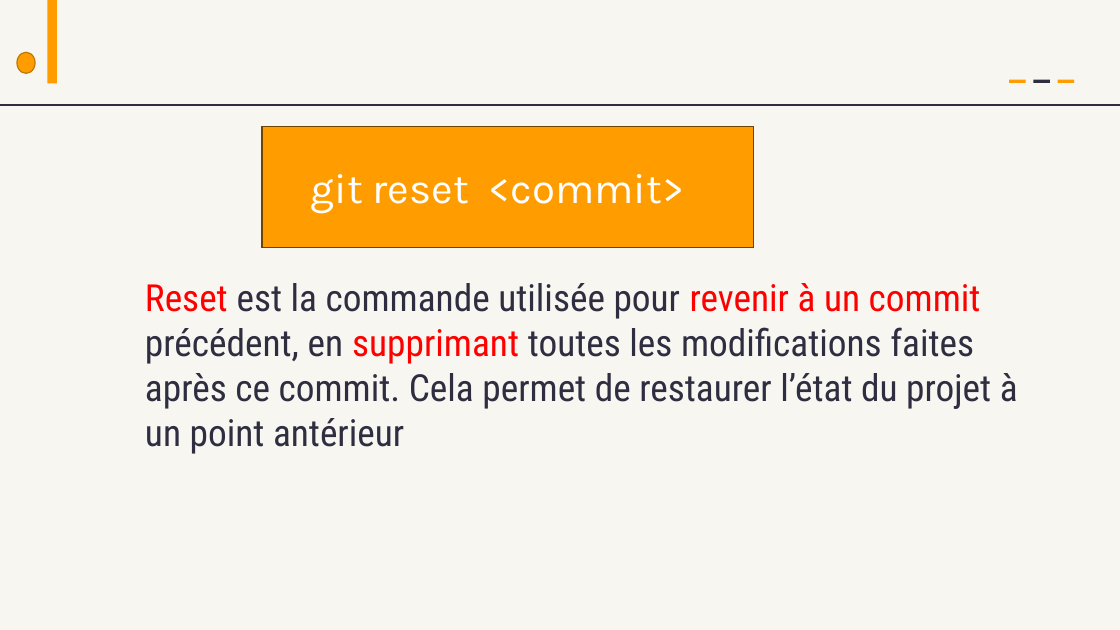
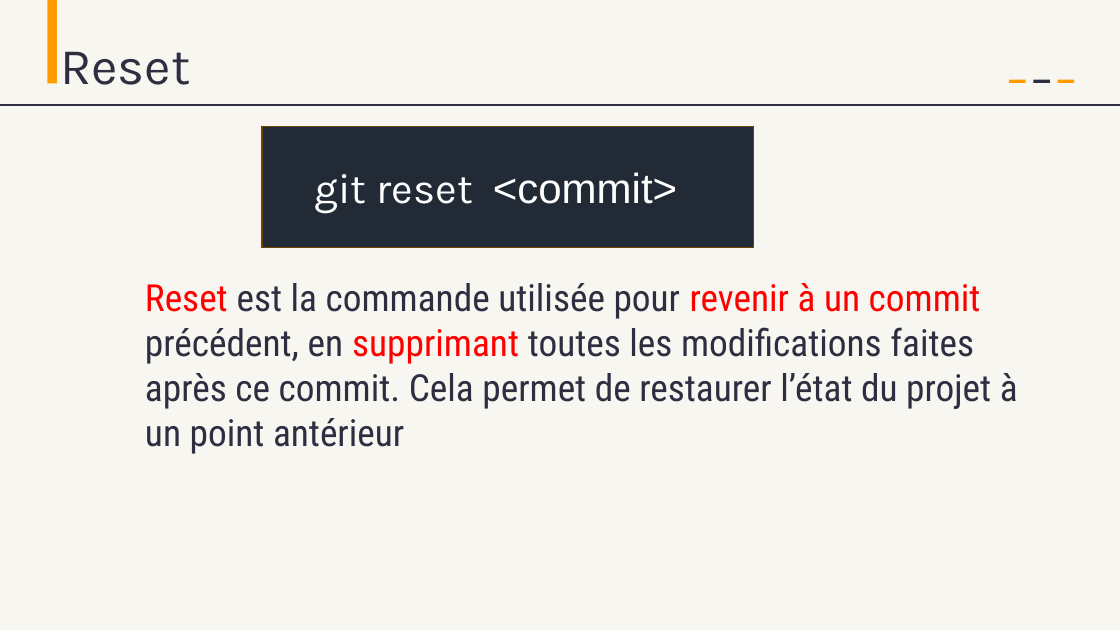
Before and after one commit to AbdessamadAbdaoui/Presentation_Git, a slide deck: slide 5 of presentation_Git.pptx (slide 3 before the commit). Drawn at 1120x630 pixels with LibreOffice and Linux fonts; fonts in the diff are those of the drawing. Boxes give left, top, right and bottom in pixels: in the first picture for what was removed or moved away, otherwise in the second. Text is boxed around its words. In the diff, an @@ line names an element or a change of style, - is before the commit and + after.

```diff
--- a/presentation_Git.pptx
+++ b/presentation_Git.pptx
@@ ellipse removed at (x1=17, y1=52, x2=35, y2=73) @@
@@ text added at (x1=60, y1=51, x2=190, y2=85), 44 pt, text #2F2E41 @@
+Reset
@@ rectangle "git reset <commit>" at (x1=262, y1=127, x2=754, y2=248): font Karla to Arial in "<commit>"; fill #FF9D00 to #222A35 @@
```
Also in this commit, not shown: 14 other slides changed, 8 slides added, 6 slides removed, 1 other file.
